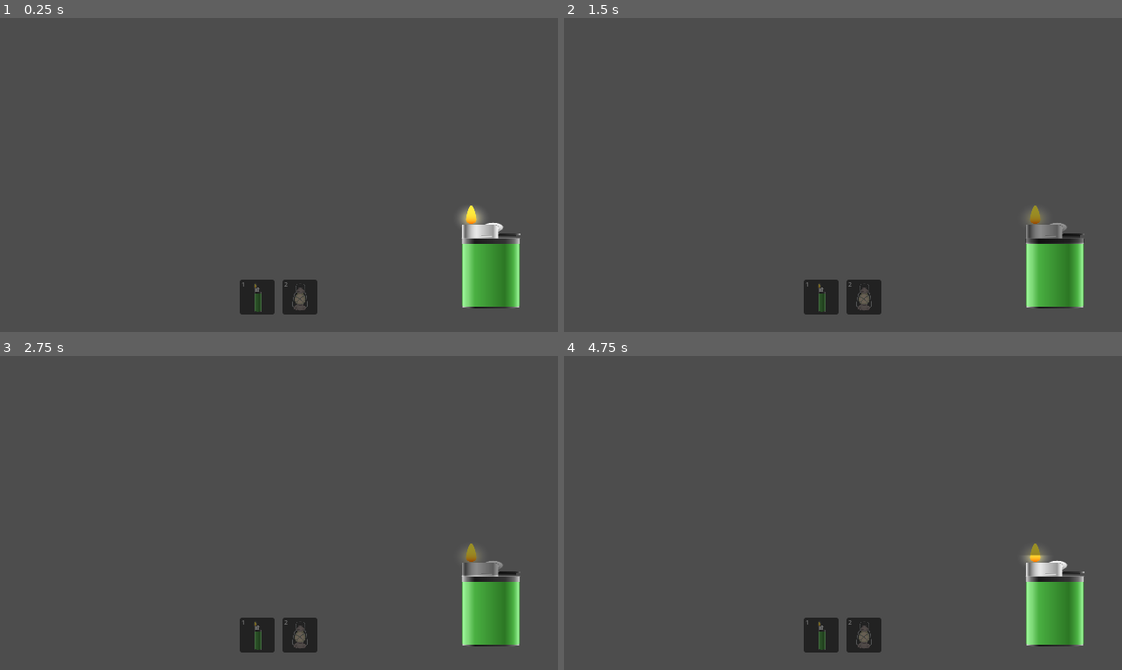
Above: before the commit, frames 1-4 (two rows, left to right).
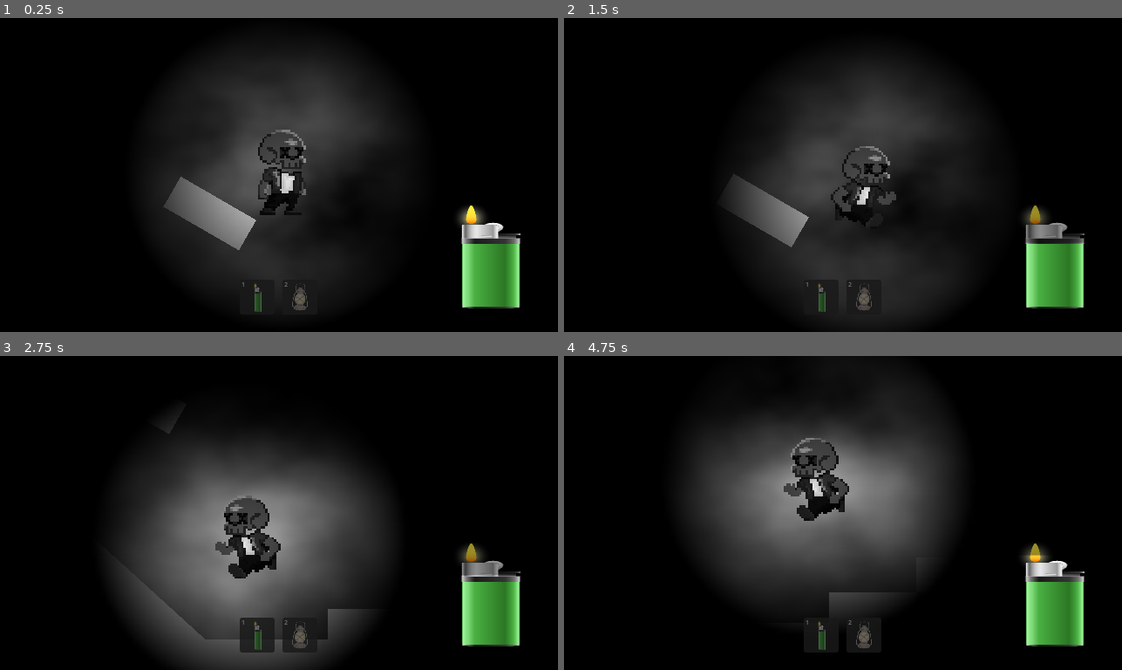
Above: after the commit, the same moments.

Repository: zach-sousa-dev/monochrome-game-jam
Game: Godot game, scene res://scenes/zach-scene.tscn
Same seed, same stepped clock (60 frames per second), same inputs: the game is played once before the commit and once after it. Before the commit the project starts from res://scenes/TestScene/TestScene.tscn. Sound files missing from this copy of the repository are replaced by a short silence.
Inputs (mouse positions are in pixels of both pictures, inside the frame that each line leads up to):
- Up to frame 1 (0.25 s): no input
- Up to frame 2 (1.5 s): click (820, 297) at 0.52 s; tap Enter at 1.25 s; move the mouse to (965, 159) at 1.27 s; hold D (right) from 1.28 s (still down); hold Q from 1.28 s (still down)
- Up to frame 3 (2.75 s): tap Space (jump) at 1.52, 2.27 s; tap R at 1.55, 2.1 s; move the mouse to (167, 528) at 2.02 s; release D (right) at 2.03 s; release Q at 2.03 s; hold A (left) from 2.03 s (still down); tap Q at 2.3 s
- Up to frame 4 (4.75 s): move the mouse to (898, 443) at 2.77 s; release A (left) at 2.78 s; hold Mouse wheel up (item_next) 2.78-3.53 s; hold D (right) 2.78-4.28 s; tap R at 3.05, 4.55 s; move the mouse to (815, 575) at 3.52 s; tap Mouse wheel down (item_prev) at 3.6 s; tap Space (jump) at 3.77, 4.52 s; tap Q at 3.8 s; move the mouse to (1010, 560) at 4.27 s; hold A (left) from 4.28 s (still down); hold Q from 4.28 s (still down)

The runs differ from the first frame. In frame 1, 90% of the frame differs, in the area x 0-100%, y 0-100%; in frame 2, 91%; in frame 3, 83%; in frame 4, 86%.

Commit message:
Added Fuel to player system

Diff:
--- a/autoloads/inventory.gd
+++ b/autoloads/inventory.gd
@@ -20,6 +20,11 @@
 		cycle(1)
 	elif event.is_action_pressed("item_prev"):
 		cycle(-1)
+
+	for i in max_slots:
+		if event.is_action_pressed("slot_" + str(i+1)):
+			select(i)
+
 
 # -- adds an item if there is room picks if nothing is picked yet
 func add_item(item: ItemData) -> bool:
--- a/project.godot
+++ b/project.godot
@@ -11,10 +11,9 @@
 [application]
 
 config/name="monochrome"
-run/main_scene="uid://dnhv6vqiakte3"
+run/main_scene="uid://dywlmpj2bq55s"
 config/features=PackedStringArray("4.7", "GL Compatibility")
 config/icon="res://icon.svg"
-
 
 [autoload]
 
@@ -62,6 +61,21 @@
 "events": [Object(InputEventKey,"resource_local_to_scene":false,"resource_name":"","device":-1,"window_id":0,"alt_press …(192 unchanged characters)…
 ]
 }
+slot_1={
+"deadzone": 0.2,
+"events": [Object(InputEventKey,"resource_local_to_scene":false,"resource_name":"","device":-1,"window_id":0,"alt_pressed":false,"shift_pressed":false,"ctrl_pressed":false,"meta_pressed":false,"pressed":false,"keycode":0,"physical_keycode":49,"key_label":0,"unicode":49,"location":0,"echo":false,"script":null)
+]
+}
+slot_2={
+"deadzone": 0.2,
+"events": [Object(InputEventKey,"resource_local_to_scene":false,"resource_name":"","device":-1,"window_id":0,"alt_pressed":false,"shift_pressed":false,"ctrl_pressed":false,"meta_pressed":false,"pressed":false,"keycode":0,"physical_keycode":50,"key_label":0,"unicode":50,"location":0,"echo":false,"script":null)
+]
+}
+slot_3={
+"deadzone": 0.2,
+"events": [Object(InputEventKey,"resource_local_to_scene":false,"resource_name":"","device":-1,"window_id":0,"alt_pressed":false,"shift_pressed":false,"ctrl_pressed":false,"meta_pressed":false,"pressed":false,"keycode":0,"physical_keycode":51,"key_label":0,"unicode":51,"location":0,"echo":false,"script":null)
+]
+}
 
 [physics]
 
--- a/scenes/player/player.tscn
+++ b/scenes/player/player.tscn
@@ -13,6 +13,7 @@
 [ext_resource type="Texture2D" uid="uid://kvcq2iycoaft" path="res://assets/sprites/player/placeholder/run10.png" id="10_kvlxm"]
 [ext_resource type="Texture2D" uid="uid://bnohvrb24sjkc" path="res://assets/sprites/player/placeholder/stand.png" id="11_je7p5"]
 [ext_resource type="AudioStream" uid="uid://birtlg78gxn0e" path="res://assets/sounds/player/placeholder/jump.wav" id="13_gx1jg"]
+[ext_resource type="PackedScene" uid="uid://dnot073ibmb2j" path="res://ui/playerHud/PlayerHud.tscn" id="14_ugbui"]
 
 [sub_resource type="SpriteFrames" id="SpriteFrames_x7p2l"]
 animations = [{
@@ -95,3 +96,5 @@
 
 [node name="JumpSound" type="AudioStreamPlayer2D" parent="." unique_id=1474954606]
 stream = ExtResource("13_gx1jg")
+
+[node name="PlayerHud" parent="." unique_id=868017095 instance=ExtResource("14_ugbui")]
--- a/scenes/player/player_movement.gd
+++ b/scenes/player/player_movement.gd
@@ -18,6 +18,13 @@
 @export var cam_path: NodePath
 @export var cam_speed: float = 1
 
+@export_category("Items")
+@export var starting_items: Array[ItemDB.Id] = [ItemDB.Id.LIGHTER, ItemDB.Id.LANTERN]
+
+@export_category("Fuel")
+@export var test_speed: float = 30.0
+@export var auto_drain: bool = true
+
 @export_category("Debug")
 @export var debug_mode: bool = false
 @export var debug_coyote: bool = false
@@ -32,11 +39,26 @@
 
 
 func _ready() -> void:
+	if PlayerInventory.items.is_empty():
+		for item_id in starting_items:
+			PlayerInventory.add_item(ItemDB.create(item_id))
+
+	Fuel.draining = auto_drain
+	Fuel.died.connect(_on_died)
+
 	coyote_timer.timeout.connect(coyote_timer.stop)  # Apparently timers don't stop when they reach zero automatically (they just restart) so this makes it do that
 
 
 
 func _physics_process(delta: float) -> void:
+
+	if Input.is_physical_key_pressed(KEY_Q):
+		print("q pressed")
+		Fuel.take_damage( Fuel.get_drain_rate() * test_speed * delta)
+
+	if Input.is_physical_key_pressed(KEY_R):
+		Fuel.refuel(test_speed * delta)
+
 	# Add the gravity.
 	if not is_on_floor():
 		velocity += get_gravity() * delta
@@ -111,3 +133,8 @@
 		print("\n")
 		print(format_string % ["h_vel:", velocity.x])
 		print(format_string % ["y_vel:", velocity.y])
+
+
+func _on_died():
+	print("Died - refilling fuel")
+	Fuel.reset_fuel()
